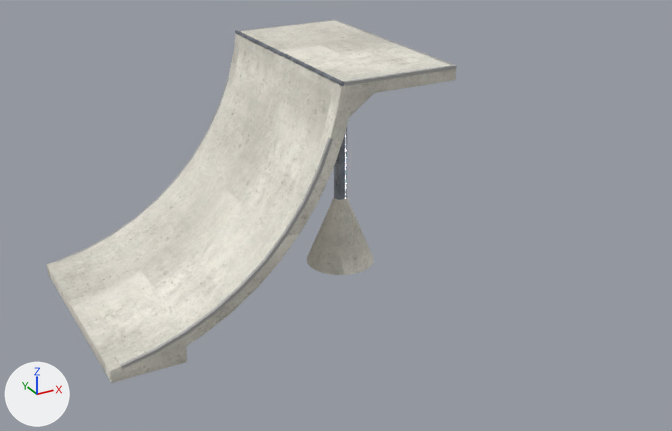
A saved change to the glTF model public/katalog/modelle/quarterramp-255.gltf.
The view is the same before and after, from a 50 mm camera at (-3.57, -8.66, 4.92) aimed at (1.1, -0.17, 0.67). The axes (+X, +Y, +Z) are drawn at lower left. The lights are the same throughout. The picture after the commit comes second.

Before the edit, the objects in view are built like this:
```python
ob_sk1788__quarterramp_255_001 = bpy.data.objects.new('SK1788_+Quarterramp_255.001', me_sk1788__quarterramp_255_001)
ob_sk1788__quarterramp_255_001.location = (0.0, 0.0, 0.0)
```
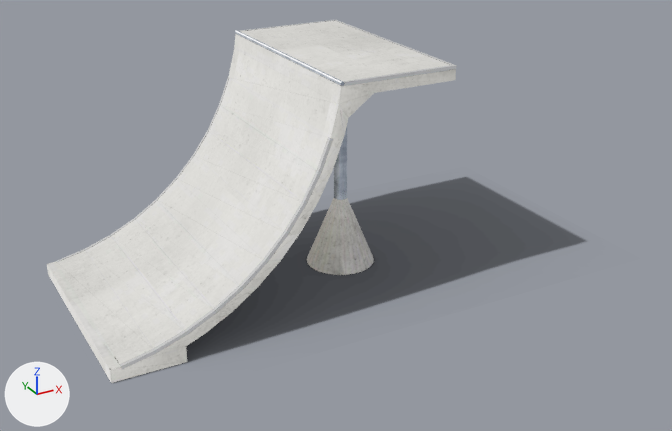
Where the change shows, as pixel boxes [x1, y1, x2, y2] in the pictures (672 x 431 px):
'SK1788_+Quarterramp_255.001', surface changed
    both: [47, 20, 457, 383]
'Schatten', added
    after: [113, 177, 585, 383]

What changed in the scene script:
```text
Add img_quarterramp_255_licht:
    img_quarterramp_255_licht = load_image('quarterramp-255_licht', 'texturen/quarterramp-255_licht.jpg', 2048, 2048, 'sRGB')
Add img_quarterramp_255_schatten:
    img_quarterramp_255_schatten = load_image('quarterramp-255_schatten', 'texturen/quarterramp-255_schatten.png', 332, 185, 'sRGB')
Change mat_beton_web_021:
    remove # nodes: BsdfPrincipled, NormalMap, OutputMaterial, TexImage x2, UVMap x2
    remove # uses the picture img_quarterramp_255_farbe
    remove # uses the picture img_quarterramp_255_normal
    nodes: BsdfTransparent, Emission, LightPath, MixShader, OutputMaterial, TexImage, UVMap
    uses the picture img_quarterramp_255_licht
Change mat_stahl_web_015:
    remove # nodes: BsdfPrincipled, NormalMap, OutputMaterial, TexImage x2, UVMap x2
    remove # uses the picture img_quarterramp_255_farbe
    remove # uses the picture img_quarterramp_255_normal
    nodes: BsdfTransparent, Emission, LightPath, MixShader, OutputMaterial, TexImage, UVMap
    uses the picture img_quarterramp_255_licht
Add mat_schatten_019:
    mat_schatten_019 = bpy.data.materials.new('Schatten.019')
    # uses the picture img_quarterramp_255_schatten
Add me_schatten:
    me_schatten.from_pydata(...)  # 4 vertices, 2 faces; spans x -1.95..4.4, y -1.7..1.84, z 0.0
    me_schatten.materials.append(mat_schatten_019)
Add ob_schatten:
    ob_schatten = bpy.data.objects.new('Schatten', me_schatten)
    ob_schatten.location = (0.0, 0.0, 0.0)
```
